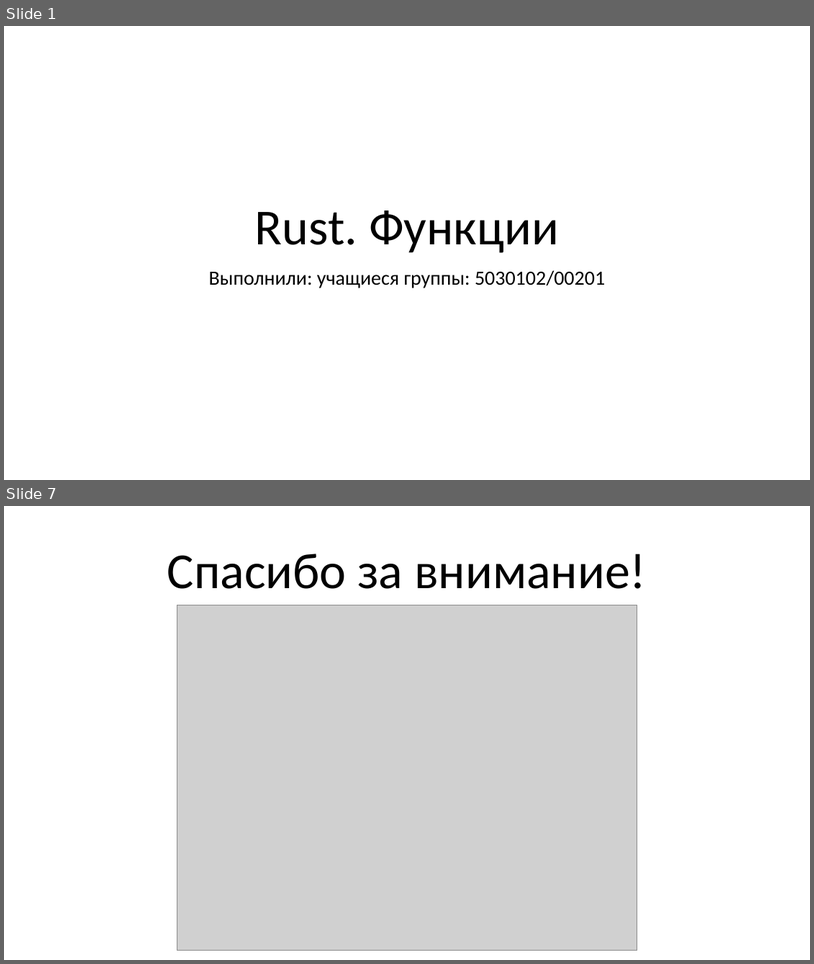
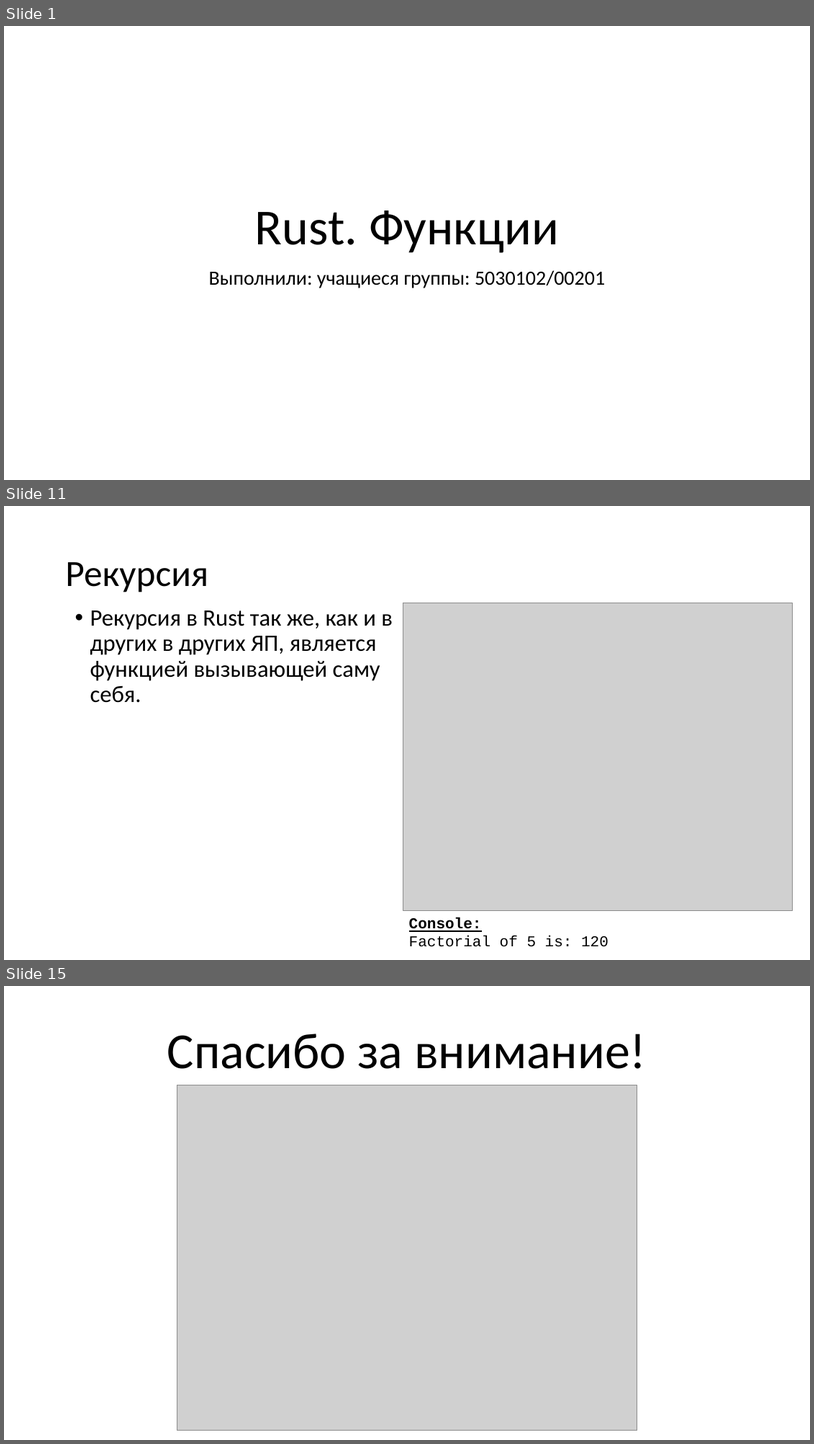
Before and after one commit to Katalien/New-programming-languages, a slide deck: reports/functions/functions.pptx. Shown one above the other, each under a label of ours: slides 1 and 7 before the commit, slides 1, 11 and 15 after it; the slides between them are not shown. The pictures are 814x964 and 814x1444 pixels, drawn with LibreOffice and Linux fonts; fonts in the diff are those of the drawing; grey boxes stand for pictures. Boxes give left, top, right and bottom in pixels: in the first picture for what was removed or moved away, otherwise in the second. Text is boxed around its words. In the diff, an @@ line names an element or a change of style, - is before the commit and + after.

```diff
--- a/reports/functions/functions.pptx
+++ b/reports/functions/functions.pptx
@@ slide 11 added at [4, 506, 810, 960], background #FFFFFF @@
@@ title added at [65, 562, 208, 592], 44 pt, text #000000 @@
+Рекурсия
@@ text added at [90, 610, 393, 703], 28 pt, text #000000 @@
+• Рекурсия в Rust так же, как и в других в других ЯП, является функцией вызывающей саму себя.
@@ picture added at [404, 602, 793, 910] @@
@@ text added at [409, 917, 609, 947], 18 pt, text #000000 @@
+Console:
+Factorial of 5 is: 120
@@ what was slide 7 is now slide 15 @@
```
Also in this commit, not shown: 2 slides changed, 10 other slides added, 3 slides removed, 2 other files.
